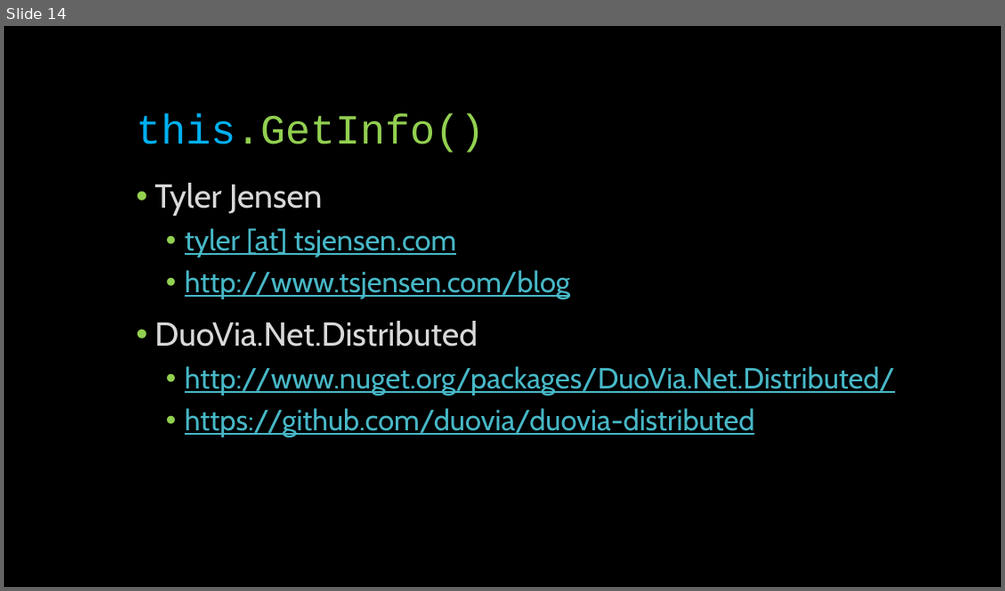
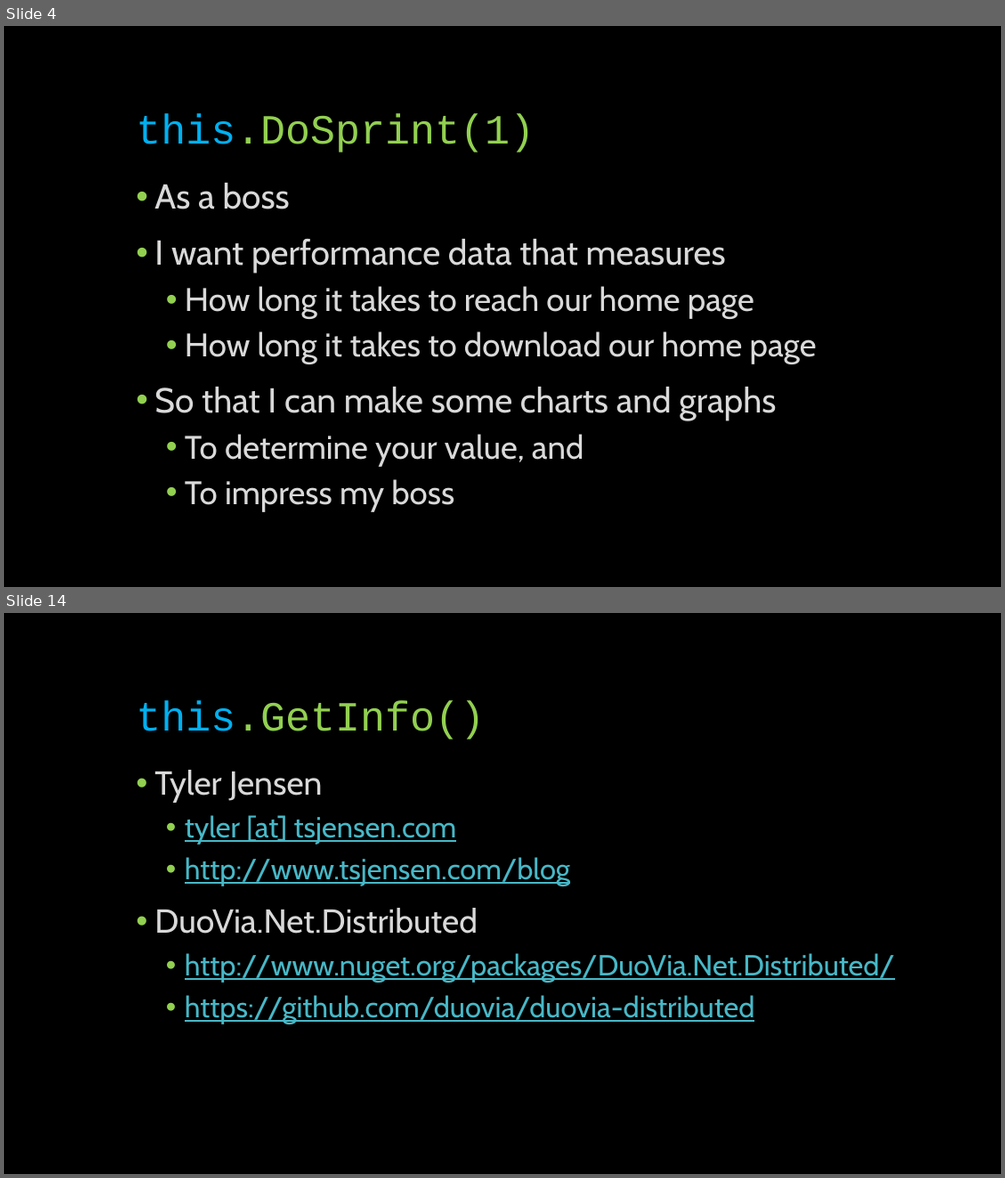
Before and after one commit to glennneiger/duovia-distributed, a slide deck: docs/distributed_demo.pptx. Shown one above the other, each under a label of ours: slide 14 before the commit, slides 4 and 14 after it; the slides between them are not shown. The pictures are 1005x591 and 1005x1178 pixels, drawn with LibreOffice and Linux fonts; fonts in the diff are those of the drawing. Boxes give left, top, right and bottom in pixels: in the first picture for what was removed or moved away, otherwise in the second. Text is boxed around its words. In the diff, an @@ line names an element or a change of style, - is before the commit and + after.

```diff
--- a/docs/distributed_demo.pptx
+++ b/docs/distributed_demo.pptx
@@ slide 4 added at box(4, 26, 1001, 587), background #000000 @@
@@ title added at box(136, 114, 534, 152), 40 pt, text #92D050 @@
+this.DoSprint(1)
@@ text added at box(154, 183, 817, 512), 31.4 pt, text #D9D9D9 @@
+• As a boss
+• I want performance data that measures
+  • How long it takes to reach our home page
+  • How long it takes to download our home page
+• So that I can make some charts and graphs
+  • To determine your value, and
+  • To impress my boss
```
Also in this commit, not shown: 4 slides changed, 8 other slides added, 9 slides removed, 4 other files.
